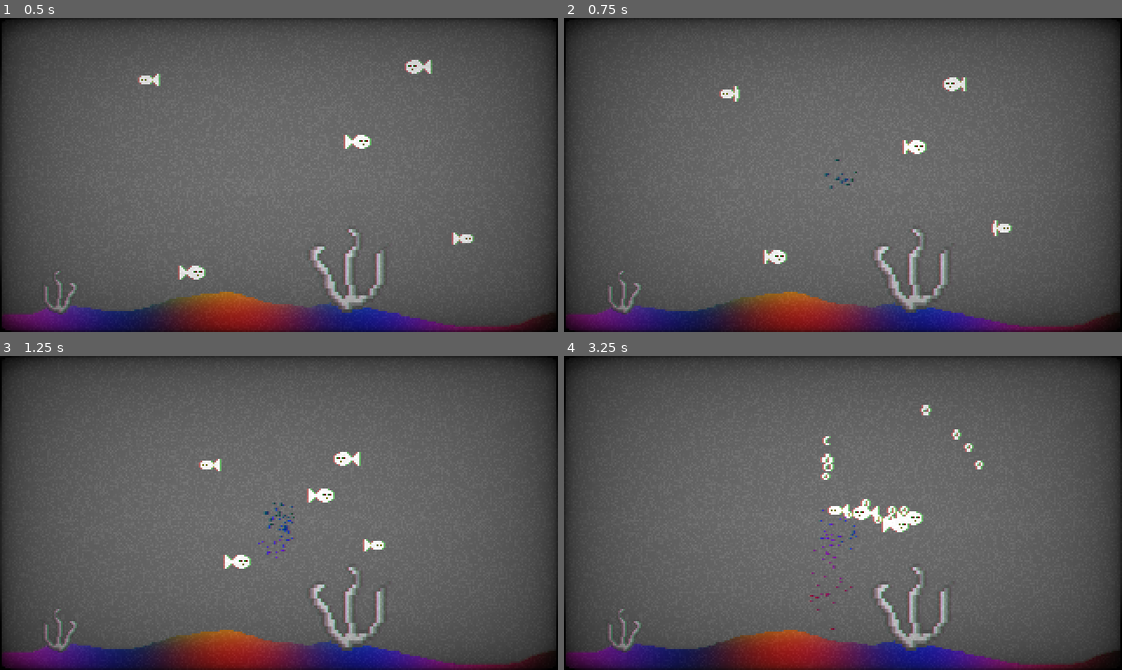
Above: before the commit, frames 1-4 (two rows, left to right).
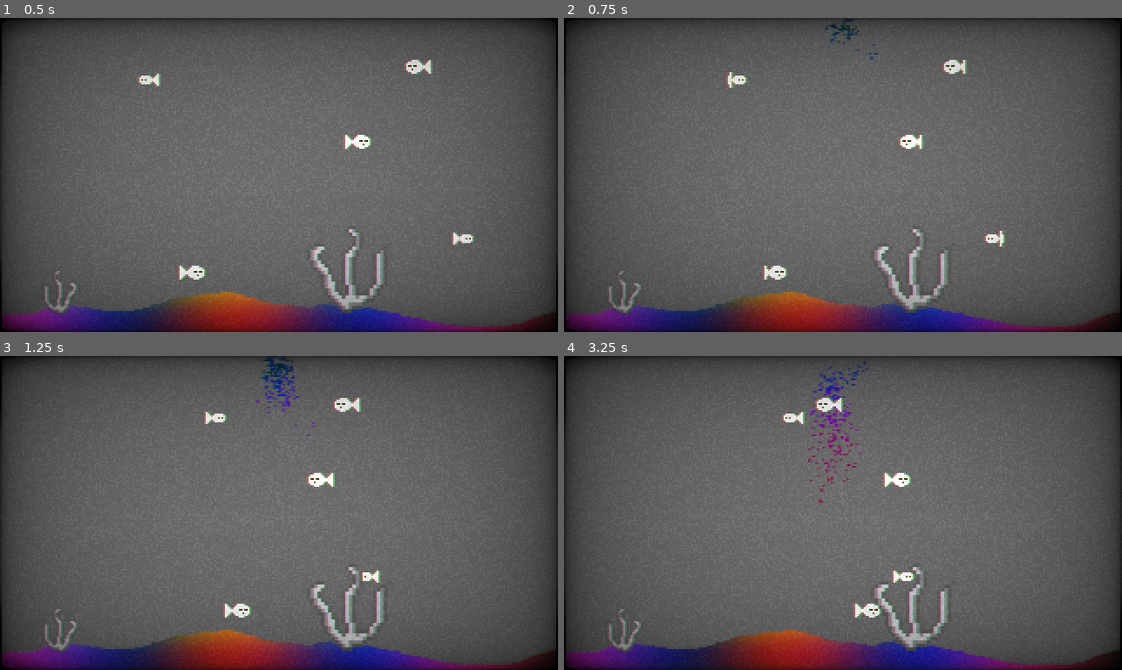
Above: after the commit, the same moments.

Repository: Source-6/Aquarium
Game: Godot game, scene res://node_2d.tscn
Two runs of this game, one before a commit and one after it. Both use one fixed random seed, a clock stepped at 60 frames per second and the inputs below.
Inputs (mouse positions are in pixels of both pictures, inside the frame that each line leads up to):
- Up to frame 1 (0.5 s): no input
- Up to frame 2 (0.75 s): hold Right mouse button (feed) from 0.53 s (still down); click (843, 175) at 0.67 s
- Up to frame 3 (1.25 s): keep holding Right mouse button (feed)
- Up to frame 4 (3.25 s): move the mouse to (932, 544) at 1.27 s; release Right mouse button (feed) at 1.28 s; right-click (932, 544) at 1.35 s; click (932, 544) at 1.42 s; move the mouse to (831, 497) at 2.02 s; hold Right mouse button (feed) 2.03-2.78 s; click (831, 497) at 2.1 s; move the mouse to (854, 525) at 2.77 s; right-click (854, 525) at 2.85 s; click (854, 525) at 2.92 s

Frame 1 is identical in both runs. In frame 2, 1.6% of the frame differs, in the area x 27-81%, y 0-84%; in frame 3, 2.2%; in frame 4, 2.8%, in the area x 39-76%, y 1-88%.

Commit message:
added jellyfish

Diff:
--- a/canvas_layer.gd
+++ b/canvas_layer.gd
@@ -5,6 +5,8 @@
 @onready var audioKnock: AudioStreamPlayer2D = $AudioStreamPlayer2D
 
 
+var jellyfish : PackedScene = preload("res://scenes_object/jellyfish_sprite.tscn")
+var currentjellyfishInstance : Node2D
 var mousePos
 
 
@@ -15,17 +17,25 @@
 
 # Called every frame. 'delta' is the elapsed time since the previous frame.
 func _process(delta: float) -> void:
-	cpu_particles_2d.position = collision_shape_2d.get_global_mouse_position()
+	if Input.is_action_just_released("feed"):
+		cpu_particles_2d.emitting = false
 
 
 
 func _on_area_2d_input_event(viewport: Node, event: InputEvent, shape_idx: int) -> void:
 	if Input.is_action_pressed("feed") :
 		cpu_particles_2d.emitting = true
-		cpu_particles_2d.position = collision_shape_2d.get_global_mouse_position()
+		cpu_particles_2d.position.x = collision_shape_2d.get_global_mouse_position().x
+		cpu_particles_2d.position.y = 5
 	if Input.is_action_just_pressed("moveSomething"):
 		audioKnock.play()
 
 
-	if Input.is_action_just_released("feed"):
-		cpu_particles_2d.emitting = false
+
+
+
+func _on_timer_timeout() -> void:
+	if currentjellyfishInstance :
+		currentjellyfishInstance.queue_free()
+	currentjellyfishInstance = jellyfish.instantiate()
+	add_child(currentjellyfishInstance)
--- a/fishbehavior.gd
+++ b/fishbehavior.gd
@@ -10,12 +10,11 @@
 
 
 var impulse : int
-var startPos = Vector2(250,100)
 var randFlipped
 @export var prefered_velocity : Vector2
 @export var maxVel : int
 @export var alreadyPressed = false
-@export var speed : int
+@export var speed : float
 var destination : Vector2
 var chasing = false
 
@@ -35,24 +34,25 @@
 
 
 func _process( _delta: float) -> void:
-	#print(linear_velocity)
+	if linear_velocity.sign().x ==1:
+		fishVisual.flip_h = true
+	elif linear_velocity.sign().x == -1:
+		fishVisual.flip_h = false
 	if linear_velocity.length() > maxVel:
 		linear_velocity = lerp(linear_velocity, prefered_velocity,1-pow(.05,_delta))
 	if Input.is_action_pressed("feed"):
 		chaseFood(_delta)
+	if Input.is_action_just_released("feed") :
+		linear_velocity = prefered_velocity
 
 
 
 func chaseFood(_delta: float) ->void:
 	chasing = true
-	destination = collision_shape_2d.get_global_mouse_position() #add an offset like a circle
-	if position != destination && chasing:
-		linear_velocity = Vector2(destination-position * speed)
-	if position == destination && Input.is_action_just_released("feed"):
-		chasing = false
-		linear_velocity = prefered_velocity
+	destination.x = collision_shape_2d.get_global_mouse_position().x #add an offset like a circle
+	if chasing:
+		linear_velocity.x =destination.x-position.x * speed
 
-	print("destination : ",destination, ", position : ", position)
 
 func _on_rigid_body_2d_input_event(viewport: Node, event: InputEvent, shape_idx: int) -> void:
 	if Input.is_action_just_pressed("moveSomething") && not alreadyPressed:  #if we clicked
@@ -69,5 +69,4 @@
 func _on_visible_on_screen_notifier_2d_screen_exited() -> void:
 	linear_velocity *= -1
 	impulse *= -1
-	fishVisual.flip_h = !fishVisual.flip_h
 	prefered_velocity *= -1
--- /dev/null
+++ b/jellyfish_sprite.gd
@@ -0,0 +1,31 @@
+extends AnimatedSprite2D
+
+
+@export var speedY : float
+@export var speedX : float
+var randFlip
+
+var startPos : Vector2
+var randPos : float
+
+
+# Called when the node enters the scene tree for the first time.
+func _ready() -> void:
+	randPos = randf_range(30,330)
+	startPos = Vector2(randPos, 180)
+	position = startPos
+	randFlip = randi()%2
+	print(randFlip)
+	if randFlip == 0 :
+		flip_h = false
+
+
+	elif randFlip == 1 :
+		flip_h = true
+		speedX *= -1
+	play()
+
+# Called every frame. 'delta' is the elapsed time since the previous frame.
+func _process(delta: float) -> void:
+	position.y -= speedY * delta
+	position.x += speedX * delta
--- a/node_2d.tscn
+++ b/node_2d.tscn
@@ -88,7 +88,7 @@
 [node name="CPUParticles2D" type="CPUParticles2D" parent="CanvasLayer/Area2D"]
 position = Vector2(177, 18)
 emitting = false
-amount = 100
+amount = 470
 lifetime = 1.8
 speed_scale = 1.3
 explosiveness = 0.1
@@ -113,25 +113,24 @@
 volume_db = -10.0
 bus = &"knock"
 
+[node name="Timer" type="Timer" parent="CanvasLayer"]
+wait_time = 50.0
+autostart = true
+
 [node name="SmallFish" parent="." instance=ExtResource("2_epypp")]
 position = Vector2(254, 127)
-speed = 1
 
 [node name="SmallFish2" parent="." instance=ExtResource("2_epypp")]
 position = Vector2(97, 36)
-speed = 1
 
 [node name="MediumFish" parent="." instance=ExtResource("2_0e48y")]
 position = Vector2(93, 146)
-speed = 1
 
 [node name="MediumFish2" parent="." instance=ExtResource("2_0e48y")]
 position = Vector2(188, 71)
-speed = 1
 
 [node name="MediumFish3" parent="." instance=ExtResource("2_0e48y")]
 position = Vector2(257, 28)
-speed = 1
 
 [node name="Seaweed" parent="." instance=ExtResource("4_0hol4")]
 position = Vector2(37, 155)
@@ -152,4 +151,6 @@
 texture = ExtResource("1_0e48y")
 metadata/_edit_use_anchors_ = true
 
+[connection signal="visibility_changed" from="CanvasLayer" to="CanvasLayer" method="_on_visibility_changed"]
 [connection signal="input_event" from="CanvasLayer/Area2D" to="CanvasLayer" method="_on_area_2d_input_event"]
+[connection signal="timeout" from="CanvasLayer/Timer" to="CanvasLayer" method="_on_timer_timeout"]
--- a/scenes_object/fish_rigidbody.tscn
+++ b/scenes_object/fish_rigidbody.tscn
@@ -44,6 +44,7 @@
 script = ExtResource("1_ua60t")
 prefered_velocity = Vector2(35, 0)
 maxVel = 35
+speed = 1.0
 
 [node name="CollisionShape2D" type="CollisionShape2D" parent="."]
 shape = SubResource("RectangleShape2D_0hol4")
--- /dev/null
+++ b/scenes_object/jellyfish_sprite.tscn
@@ -0,0 +1,27 @@
+[gd_scene load_steps=5 format=3 uid="uid://s15wv6r2k01g"]
+
+[ext_resource type="Texture2D" uid="uid://cterpw2pnbfsy" path="res://assets/jellyfishAnim_0001.png" id="1_fqtv8"]
+[ext_resource type="Texture2D" uid="uid://dxdi1r7up1kn0" path="res://assets/jellyfishAnim_0002.png" id="2_xjlhb"]
+[ext_resource type="Script" uid="uid://d0jb5e1m1jel0" path="res://jellyfish_sprite.gd" id="3_38wcl"]
+
+[sub_resource type="SpriteFrames" id="SpriteFrames_7vxoj"]
+animations = [{
+"frames": [{
+"duration": 1.0,
+"texture": ExtResource("1_fqtv8")
+}, {
+"duration": 1.0,
+"texture": ExtResource("2_xjlhb")
+}],
+"loop": true,
+"name": &"new_animation",
+"speed": 5.0
+}]
+
+[node name="jellyfishSprite" type="AnimatedSprite2D"]
+z_index = -1
+sprite_frames = SubResource("SpriteFrames_7vxoj")
+animation = &"new_animation"
+script = ExtResource("3_38wcl")
+speedY = 10.0
+speedX = 8.0
--- a/scenes_object/small_fish.tscn
+++ b/scenes_object/small_fish.tscn
@@ -43,6 +43,7 @@
 script = ExtResource("1_0m5o2")
 prefered_velocity = Vector2(20, 0)
 maxVel = 20
+speed = 1.0
 
 [node name="CollisionShape2D" type="CollisionShape2D" parent="."]
 shape = SubResource("RectangleShape2D_d21ai")
Binary file added: assets/jellyfishAnim_0001.png
Not shown, added: assets/jellyfishAnim_0001.png.import
Binary file added: assets/jellyfishAnim_0002.png
Not shown, added: assets/jellyfishAnim_0002.png.import
Not shown, added: export_presets.cfg
Not shown, added: jellyfish_sprite.gd.uid
Binary file added: pixelorama/jellyfishAnim_0001.png
Not shown, added: pixelorama/jellyfishAnim_0001.png.import
Binary file added: pixelorama/jellyfishAnim_0002.png
Not shown, added: pixelorama/jellyfishAnim_0002.png.import
Not shown, added: Aquarium.console.exe
Not shown, added: Aquarium.exe
(and 3 more such lines)
